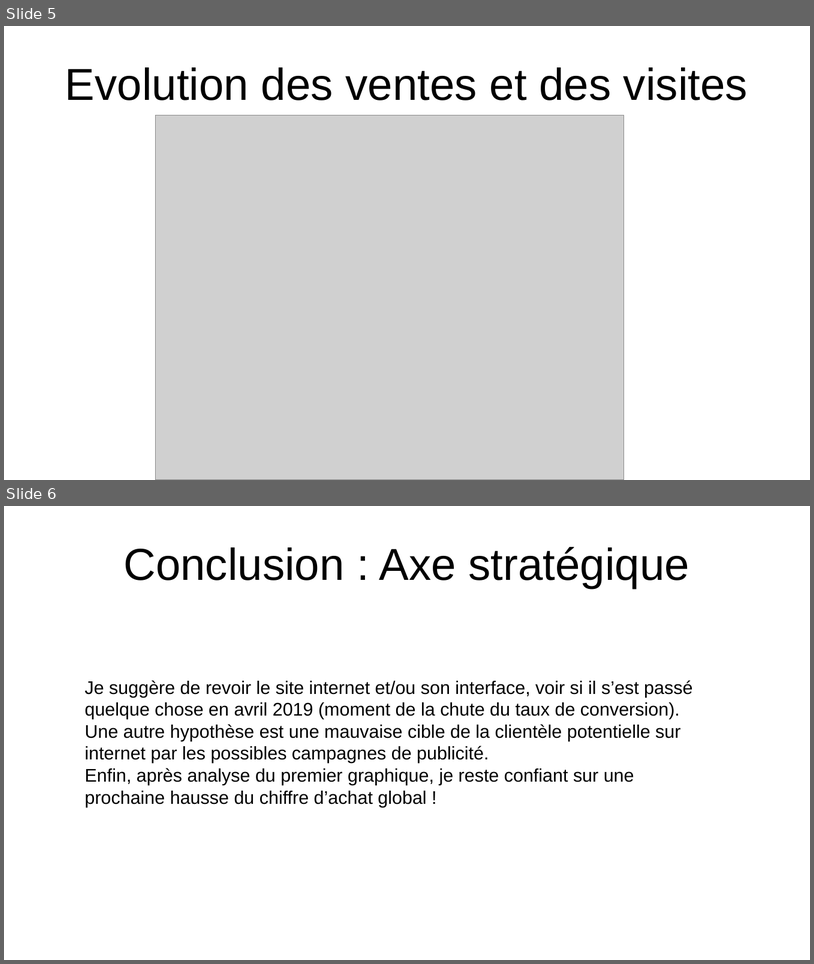
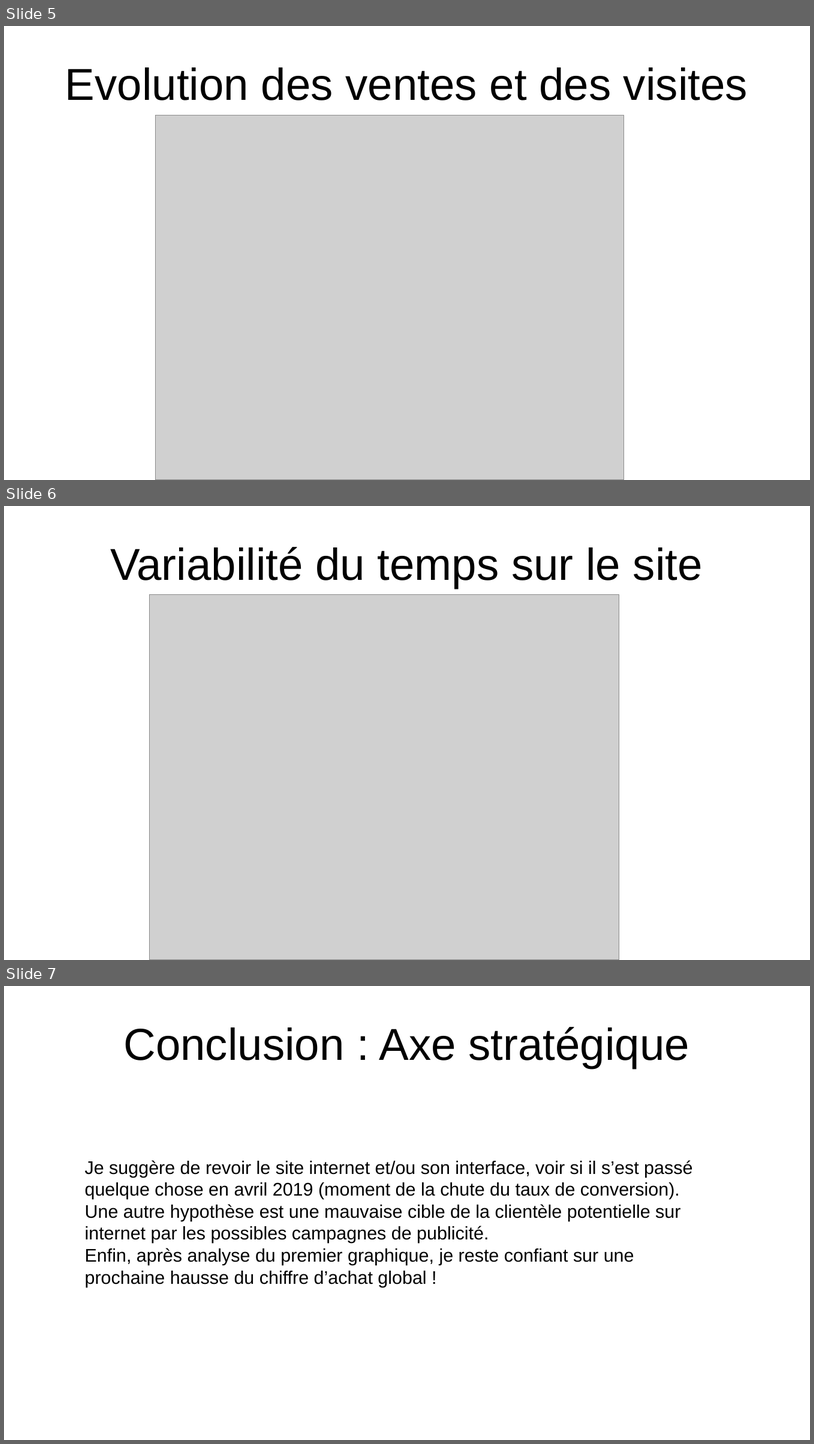
Before and after one commit to Nasus-Stackman/Data_Projet2, a slide deck: Présentation.odp. Shown one above the other, each under a label of ours: slides 5 and 6 before the commit, slides 5, 6 and 7 after it. The pictures are 814x964 and 814x1444 pixels, drawn with LibreOffice and Linux fonts; fonts in the diff are those of the drawing; grey boxes stand for pictures. Boxes give left, top, right and bottom in pixels: in the first picture for what was removed or moved away, otherwise in the second. Text is boxed around its words. In the diff, an @@ line names an element or a change of style, - is before the commit and + after.

Commit message:
version_soutenance

```diff
--- a/Présentation.odp
+++ b/Présentation.odp
@@ slide 6 added at (4, 506, 810, 960), background #FFFFFF @@
@@ title added at (110, 547, 703, 588), 44 pt, text #000000 @@
+Variabilité du temps sur le site
@@ picture added at (150, 595, 620, 960) @@
@@ what was slide 6 is now slide 7 @@
```
